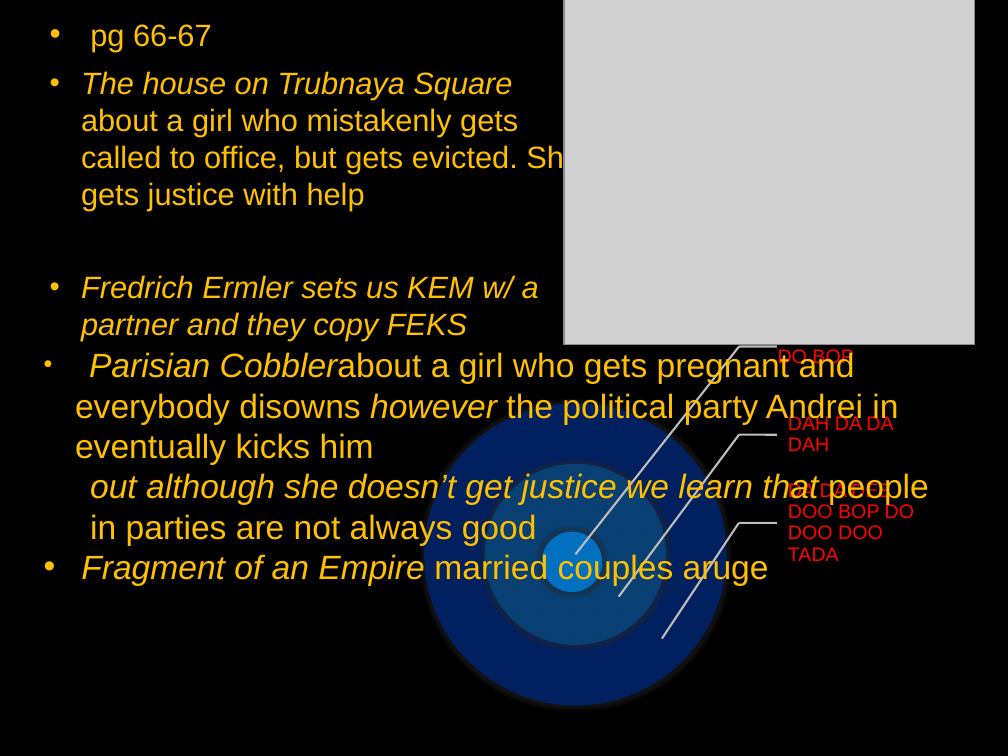
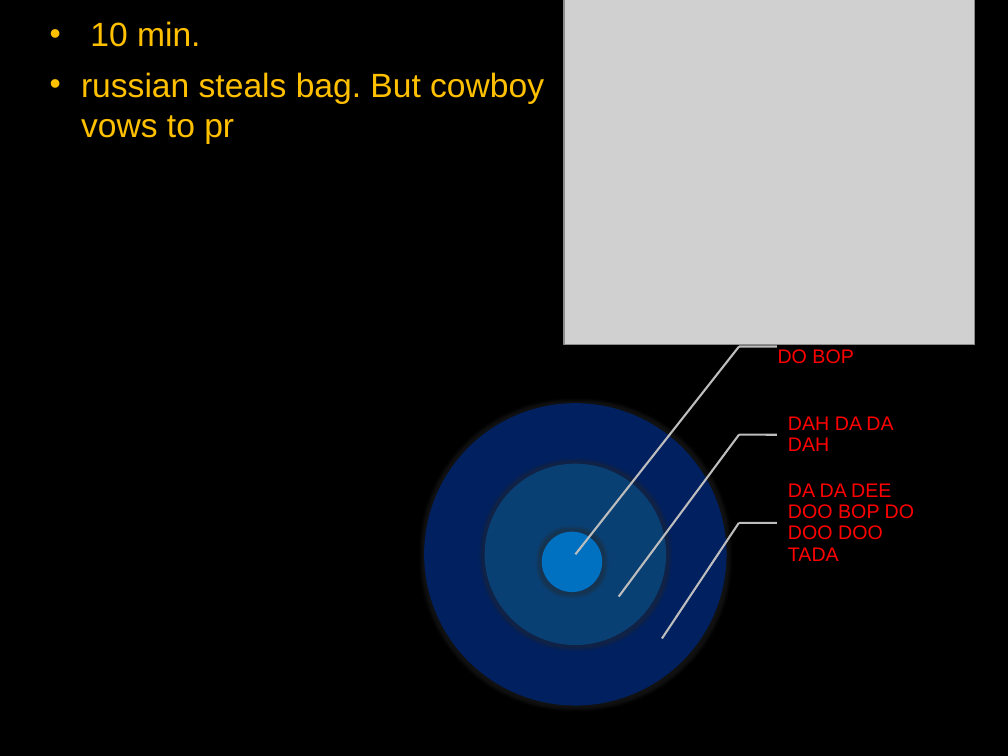
Before and after one commit to MichaelOdumosu57/Spring_2017, a slide deck: slide 21 of Spring 2017 Semester/Music or Arts/ARUS HW/7 ARUS HW/ARUS HW#7 notes.pptx (slide 9 before the commit). Drawn at 1008x756 pixels with LibreOffice and Linux fonts; fonts in the diff are those of the drawing; grey boxes stand for pictures; background and template pictures are left out. Boxes give left, top, right and bottom in pixels: in the first picture for what was removed or moved away, otherwise in the second. Text is boxed around its words. In the diff, an @@ line names an element or a change of style, - is before the commit and + after.

```diff
--- a/Spring 2017 Semester/Music or Arts/ARUS HW/7 ARUS HW/ARUS HW#7 notes.pptx
+++ b/Spring 2017 Semester/Music or Arts/ARUS HW/7 ARUS HW/ARUS HW#7 notes.pptx
@@ text at (81, 21, 544, 144): text changed; size 22 to 24 pt @@
-• pg 66-67
-• The house on Trubnaya Square about a girl who mistakenly gets called to office, but gets evicted. She gets justice with help
-• Fredrich Ermler sets us KEM w/ a partner and they copy FEKS
+• 10 min.
+• russian steals bag. But cowboy vows to pr
@@ text removed at (75, 350, 929, 586) @@
-• Parisian Cobblerabout a girl who gets pregnant and everybody disowns however the political party Andrei in eventually kicks him
-out although she doesn’t get justice we learn that people
-in parties are not always good
-• Fragment of an Empire married couples aruge
```
Also in this commit, not shown: 12 slides added, 3 other files.
